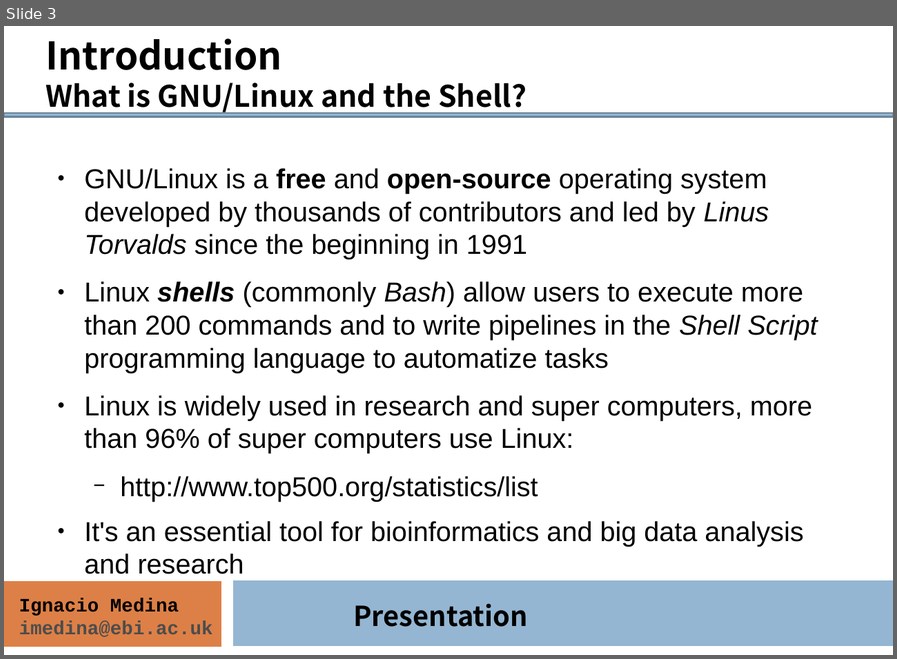
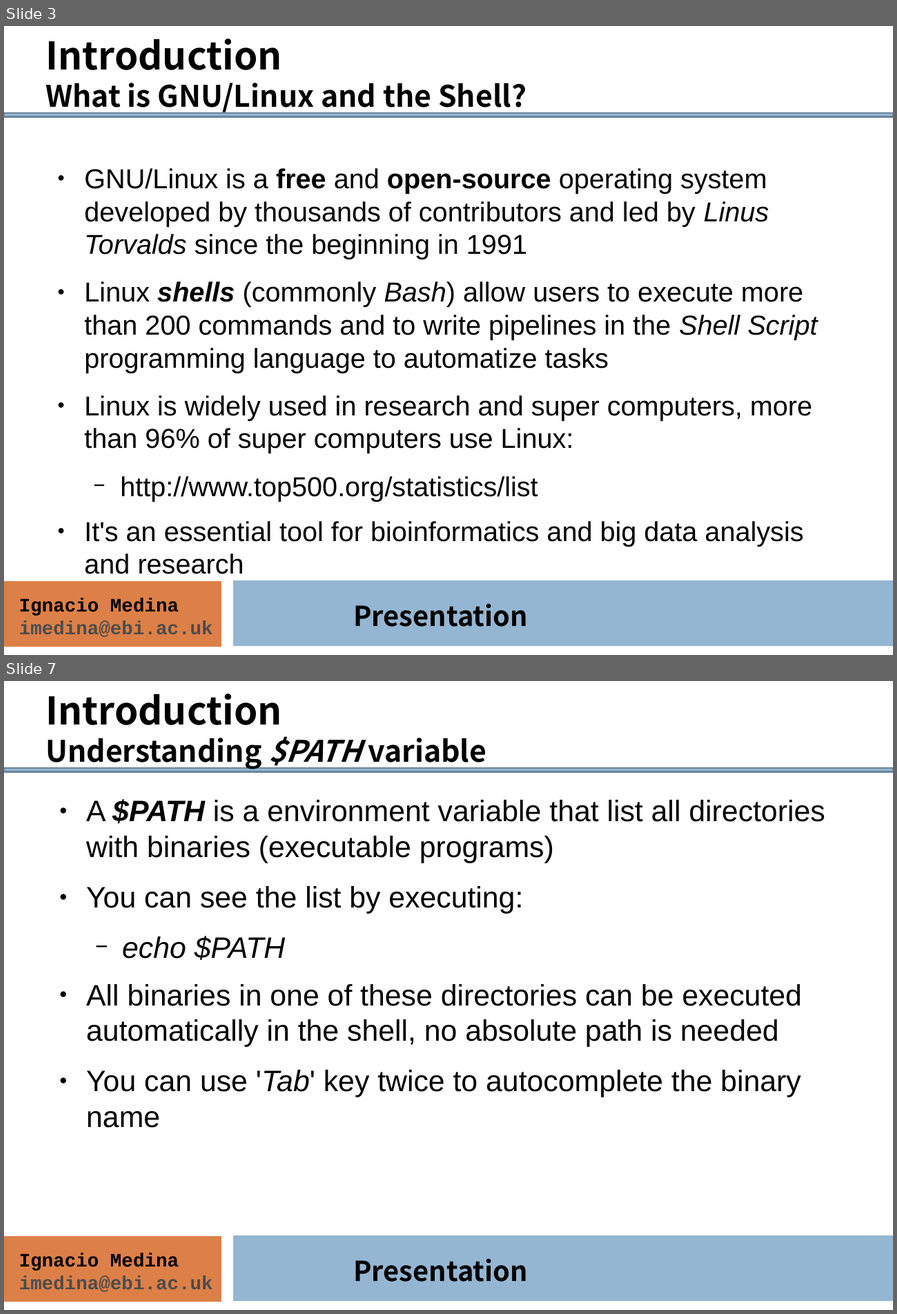
Before and after one commit to ngs-course/ngs-course.github.io, a slide deck: Course_Materials/intro-linux/intro_Linux_mda14.odp. Shown one above the other, each under a label of ours: slide 3 before the commit, slides 3 and 7 after it; the slides between them are not shown. The pictures are 897x659 and 897x1314 pixels, drawn with LibreOffice and Linux fonts; fonts in the diff are those of the drawing. Boxes give left, top, right and bottom in pixels: in the first picture for what was removed or moved away, otherwise in the second. Text is boxed around its words. In the diff, an @@ line names an element or a change of style, - is before the commit and + after.

Commit message:
Intro to Linux presentation updated

```diff
--- a/Course_Materials/intro-linux/intro_Linux_mda14.odp
+++ b/Course_Materials/intro-linux/intro_Linux_mda14.odp
@@ slide 7 added at <box>4,681,893,1310</box>, background #FFFFFF; not listed: 2 template elements that a slide beside it also shows @@
@@ text added at <box>45,693,487,769</box>, 28 pt, text #000000, bold @@
+Introduction
+Understanding $PATH variable
@@ freeform shape added at <box>4,768,893,771</box>, fill #94B6D2, outline #6B859A 1.5 pt @@
@@ text added at <box>86,799,824,1127</box>, 28 pt, text #000000 @@
+● A $PATH is a environment variable that list all directories with binaries (executable programs)
+● You can see the list by executing:
+  − echo $PATH
+● All binaries in one of these directories can be executed automatically in the shell, no absolute path is needed
+● You can use 'Tab' key twice to autocomplete the binary name
@@ text added at <box>19,1252,213,1292</box>, 18 pt, text #4C4C4C, bold @@
+Ignacio Medina
+imedina@ebi.ac.uk
@@ text added at <box>353,1259,528,1281</box>, 26 pt, text #000000, bold @@
+Presentation
```
Also in this commit, not shown: 4 slides changed, 1 other file.
